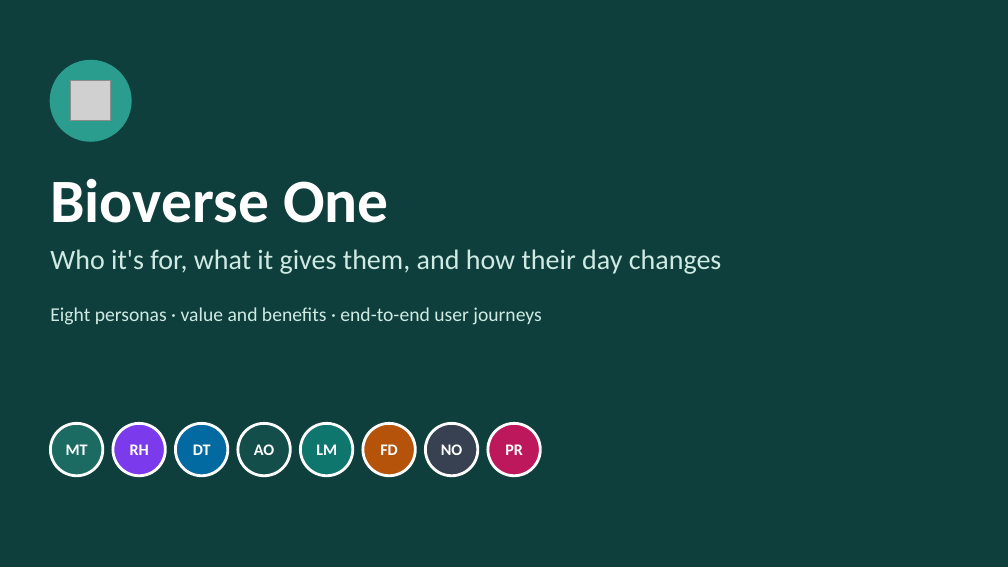
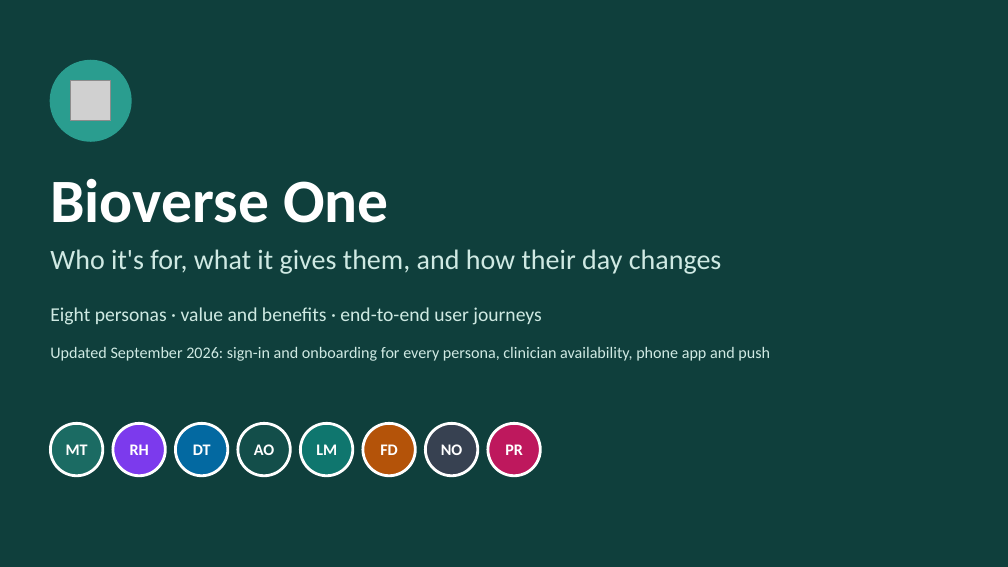
Before and after one commit to dilleeps/BioverseMyCare, a slide deck: slide 1 of docs/presentations/Bioverse-One-Personas.pptx. Drawn at 1008x567 pixels with LibreOffice and Linux fonts; fonts in the diff are those of the drawing; grey boxes stand for pictures. Boxes give left, top, right and bottom in pixels: in the first picture for what was removed or moved away, otherwise in the second. Text is boxed around its words. In the diff, an @@ line names an element or a change of style, - is before the commit and + after.

```diff
--- a/docs/presentations/Bioverse-One-Personas.pptx
+++ b/docs/presentations/Bioverse-One-Personas.pptx
@@ text added at [50,347,770,361], 11.5 pt, text #CFE9E3 @@
+Updated September 2026: sign-in and onboarding for every persona, clinician availability, phone app and push
```
Also in this commit, not shown: 13 other slides changed, 2 slides added.
